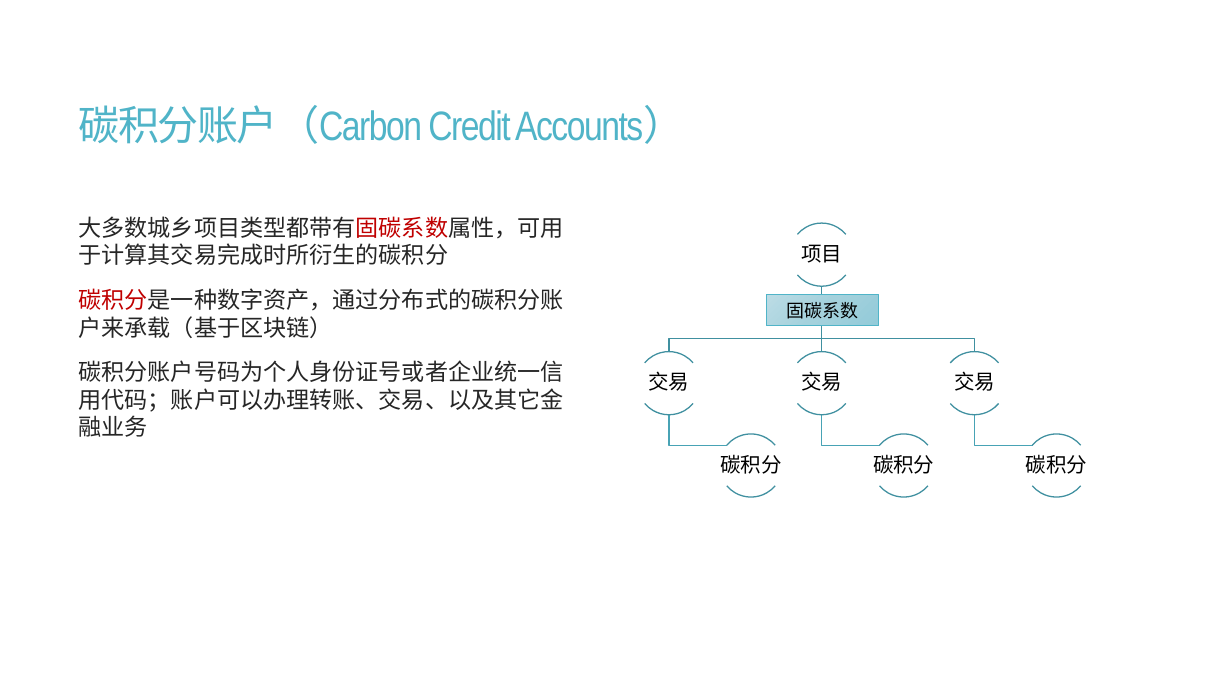
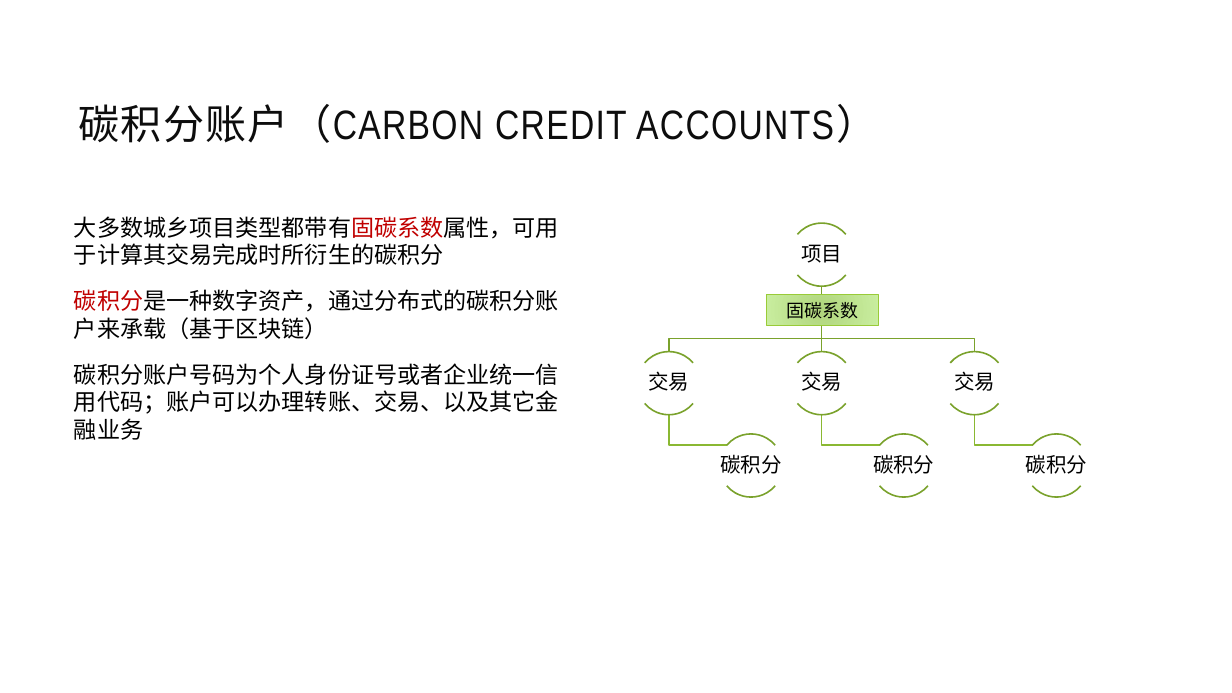
Before and after one commit to jzgi/chainfx, a slide deck: slide 12 of Docs/品链框架.pptx (slide 13 before the commit). Drawn at 1232x693 pixels with LibreOffice and Linux fonts; fonts in the diff are those of the drawing. Boxes give left, top, right and bottom in pixels: in the first picture for what was removed or moved away, otherwise in the second. Text is boxed around its words. In the diff, an @@ line names an element or a change of style, - is before the commit and + after.

```diff
--- a/Docs/品链框架.pptx
+++ b/Docs/品链框架.pptx
@@ title at (x1=79, y1=104, x2=877, y2=143): text changed; text colour #50B4C8 to #0D0D0D @@
-碳积分账户（Carbon Credit Accounts）
+碳积分账户（CARBON CREDIT ACCOUNTS）
@@ text "大多数城乡项目类型都带有固碳系数属性，可用于计算其交易完成时所衍生的碳积分" at (x1=74, y1=216, x2=559, y2=440): text colour #262626 to #000000; more space between paragraphs @@
@@ rectangle "固碳系数" at (x1=767, y1=295, x2=879, y2=326): fill gradient #BDDCE5 to #A5D1DD to #94CBD9 to gradient #B0D57D to #CAEEA0; outline #50B4C8 0.75 pt to #99CB38 0.75 pt @@
@@ outline #49A3B6 1 pt to #8BB833 1.25 pt in 3 elements at (x1=975, y1=415, x2=1033, y2=445), (x1=822, y1=415, x2=880, y2=445), (x1=669, y1=415, x2=727, y2=445) @@
@@ outline #4090A0 1 pt to #7BA32D 1.25 pt in 17 elements at (x1=822, y1=287, x2=974, y2=352), (x1=817, y1=287, x2=826, y2=352), (x1=669, y1=287, x2=822, y2=352), (x1=790, y1=223, x2=853, y2=286), (x1=790, y1=223, x2=853, y2=286), (x1=638, y1=352, x2=701, y2=415), (x1=638, y1=352, x2=701, y2=415), (x1=720, y1=434, x2=783, y2=497), (x1=720, y1=434, x2=783, y2=497), (x1=790, y1=352, x2=853, y2=415), (x1=790, y1=352, x2=853, y2=415), (x1=872, y1=434, x2=935, y2=497), (x1=872, y1=434, x2=935, y2=497), (x1=943, y1=352, x2=1006, y2=415), (x1=943, y1=352, x2=1006, y2=415), (x1=1025, y1=434, x2=1088, y2=497), (x1=1025, y1=434, x2=1088, y2=497) @@
```
Also in this commit, not shown: 15 other slides changed, 2 slides added, 20 slides removed, 17 other files.
